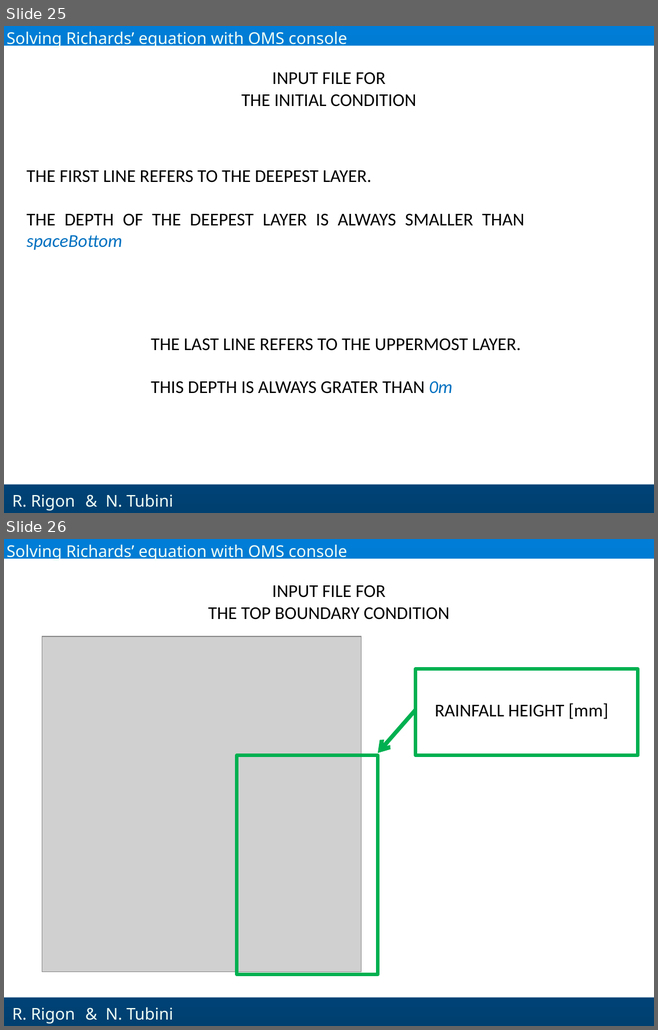
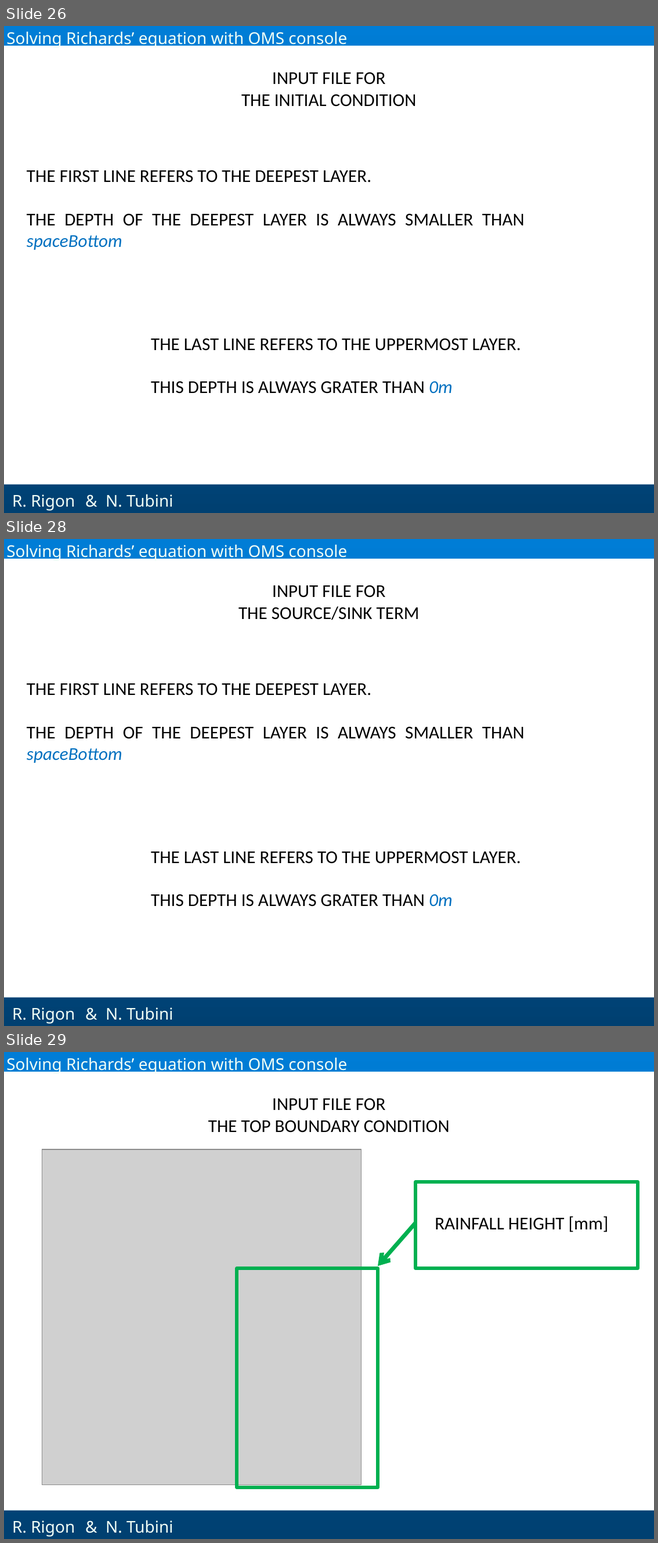
Before and after one commit to GEOframeOMSProjects/OMS_Project_Richards1D, a slide deck: Materials/Richards_English.pptx. Shown one above the other, each under a label of ours: slides 25 and 26 before the commit, slides 26, 28 and 29 after it; the slides between them are not shown. The pictures are 658x1030 and 658x1543 pixels, drawn with LibreOffice and Linux fonts; fonts in the diff are those of the drawing; grey boxes stand for pictures; background and template pictures are left out. Boxes give left, top, right and bottom in pixels: in the first picture for what was removed or moved away, otherwise in the second. Text is boxed around its words. In the diff, an @@ line names an element or a change of style, - is before the commit and + after.

Commit message:
Added some slides about the source/sink term, and modified those needed to be amanded.

```diff
--- a/Materials/Richards_English.pptx
+++ b/Materials/Richards_English.pptx
@@ slide 28 added at [4, 539, 654, 1026], background gradient #007DD6 to #004071; not listed: 2 template elements that a slide beside it also shows @@
@@ text added at [6, 544, 347, 561], 18 pt, text #F1FEF6 @@
+Solving Richards’ equation with OMS console
@@ text added at [238, 585, 419, 620], 20 pt, text #000000 @@
+INPUT FILE FOR
+THE SOURCE/SINK TERM
@@ text added at [27, 683, 524, 763], 20 pt, text #000000 @@
+THE FIRST LINE REFERS TO THE DEEPEST LAYER.
+THE DEPTH OF THE DEEPEST LAYER IS ALWAYS SMALLER THAN spaceBottom
@@ text added at [151, 851, 521, 907], 20 pt, text #000000 @@
+THE LAST LINE REFERS TO THE UPPERMOST LAYER.
+THIS DEPTH IS ALWAYS GRATER THAN 0m
@@ text added at [106, 1007, 173, 1020], 18 pt, text #F1FEF6 @@
+& N. Tubini
@@ what was slide 25 is now slide 26 @@
@@ what was slide 26 is now slide 29 @@
```
Also in this commit, not shown: 4 slides changed, 2 other slides added.
